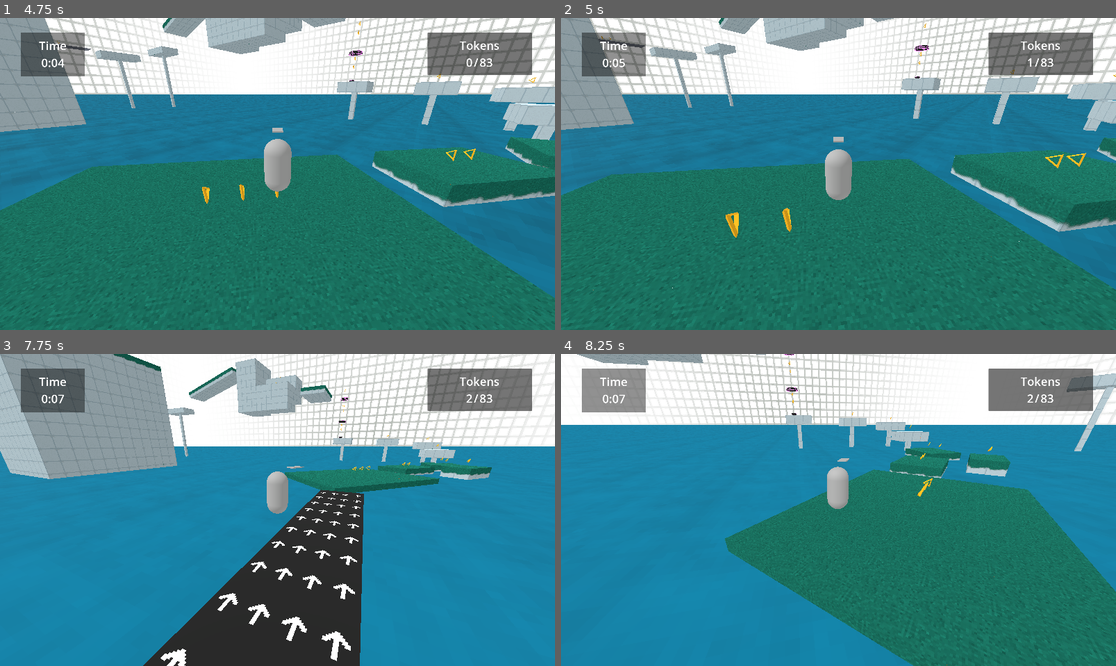
Above: before the commit, frames 1-4 (two rows, left to right).
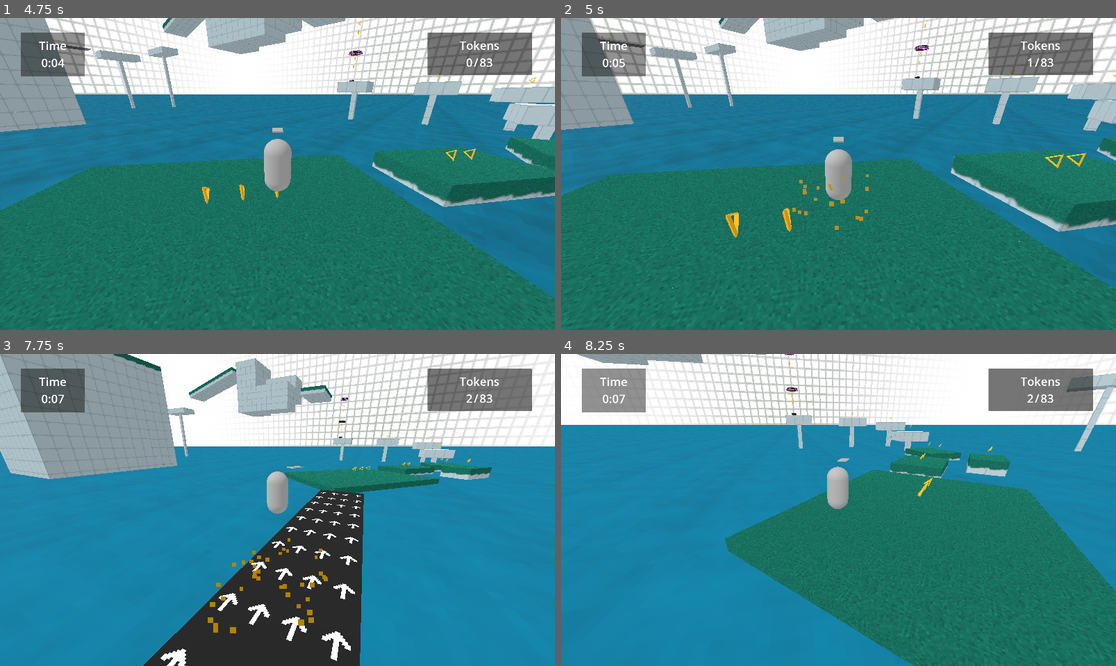
Above: after the commit, the same moments.

Repository: Nigel-Karunaratne/3DPlatformer_Godot4
Game: Godot game, scene res://level_scenes/monument2.tscn
Two runs of this game, one before a commit and one after it. Both use one fixed random seed, a clock stepped at 60 frames per second and the inputs below. The project has no main scene, so this scene is started directly.
Inputs (mouse positions are in pixels of both pictures, inside the frame that each line leads up to):
- Up to frame 1 (4.75 s): tap Enter at 0.5 s; move the mouse to (305, 174) at 0.52 s; hold W (move_forward) from 0.53 s (still down); tap R at 0.6, 2.85 s; tap Space (jump) at 0.77, 1.52, 3.02, 3.77, 4.52 s; move the mouse to (249, 174) at 1.27 s; tap T at 1.35, 3.6 s; move the mouse to (288, 167) at 2.02 s; hold F 2.03-2.78 s; move the mouse to (271, 180) at 2.77 s; move the mouse to (316, 177) at 3.52 s; move the mouse to (233, 170) at 4.27 s; tap F at 4.35 s
- Up to frame 2 (5 s): keep holding W (move_forward)
- Up to frame 3 (7.75 s): move the mouse to (283, 510) at 5.02 s; tap R at 5.1, 7.35 s; move the mouse to (255, 503) at 5.77 s; release W (move_forward) at 5.78 s; hold D (move_right) 5.78-6.53 s; tap T at 5.85 s; tap Space (jump) at 6.02, 6.77, 7.52 s; move the mouse to (305, 510) at 6.52 s; hold F 6.53-7.28 s; hold W (move_forward) from 6.53 s (still down); move the mouse to (249, 510) at 7.27 s
- Up to frame 4 (8.25 s): keep holding W (move_forward); move the mouse to (849, 503) at 8.02 s; tap T at 8.1 s

Frame 1 is identical in both runs. In frame 2, 0.1% of the frame differs, in the area x 41-56%, y 50-68%; in frame 3, 0.4%, in the area x 37-67%, y 35-90%; in frame 4, less than 0.1%.

Commit message:
Move disable collectable to collectable, Add particle

Diff:
--- a/scripts/collectable.gd
+++ b/scripts/collectable.gd
@@ -2,6 +2,7 @@
 extends Node3D
 
 var gm : GameManager
+var particle = preload("res://particles/p_collectable.tscn")
 
 func _on_area_3d_body_entered(body):
 	if body is PlayerMove:
@@ -11,8 +12,24 @@
 		gm = root.get_child(root.get_child_count()-1).find_child("GameManagerNode")
 		gm.increment_collectable_count(self)
 
-		# TODO - Play Sound
-		# TODO - Delete Collectable (and particle effect?)
-		#queue_free()
+		# Set visibility of node to false and disable interactions
+		# As particles need to play, cannot disable node itself
+		set_visibility_and_interactivity(false)
+
+		# TODO - Play sound effect?
+
+		# Play Particle effect
+		var p = particle.instantiate()
+		add_child(p)
+		p.emitting = true
+		await get_tree().create_timer(0.75).timeout
+		p.queue_free()
+
+		# Now can fully disable node
+		set_deferred("process_mode", Node.PROCESS_MODE_DISABLED)
 	else:
 		return
+
+func set_visibility_and_interactivity(new_visible : bool):
+	$token.visible = new_visible
+	$Area3D/CollisionShape3D.set_deferred("disabled", not new_visible)
--- a/scripts/game_manager.gd
+++ b/scripts/game_manager.gd
@@ -76,8 +76,8 @@
 	current_collectable_count += 1
 
 	collectables_since_last_checkpoint.append(col)
-	col.visible = false
-	col.set_deferred("process_mode", Node.PROCESS_MODE_DISABLED)
+	# col.visible = false --> already done in collectable script
+	# col.set_deferred("process_mode", Node.PROCESS_MODE_DISABLED)
 
 	d_collectable_current_label.text = str(current_collectable_count)
 
@@ -92,7 +92,7 @@
 	emit_signal("restarting_level")
 	player_ref.position = current_checkpoint.position + current_checkpoint.respawn_position_offset
 	for col in collectables_since_last_checkpoint:
-		col.visible = true
+		col.set_visibility_and_interactivity(true)
 		col.set_deferred("process_mode", Node.PROCESS_MODE_INHERIT)
 	current_collectable_count = collectable_count_at_chp
 	d_collectable_current_label.text = str(current_collectable_count)
